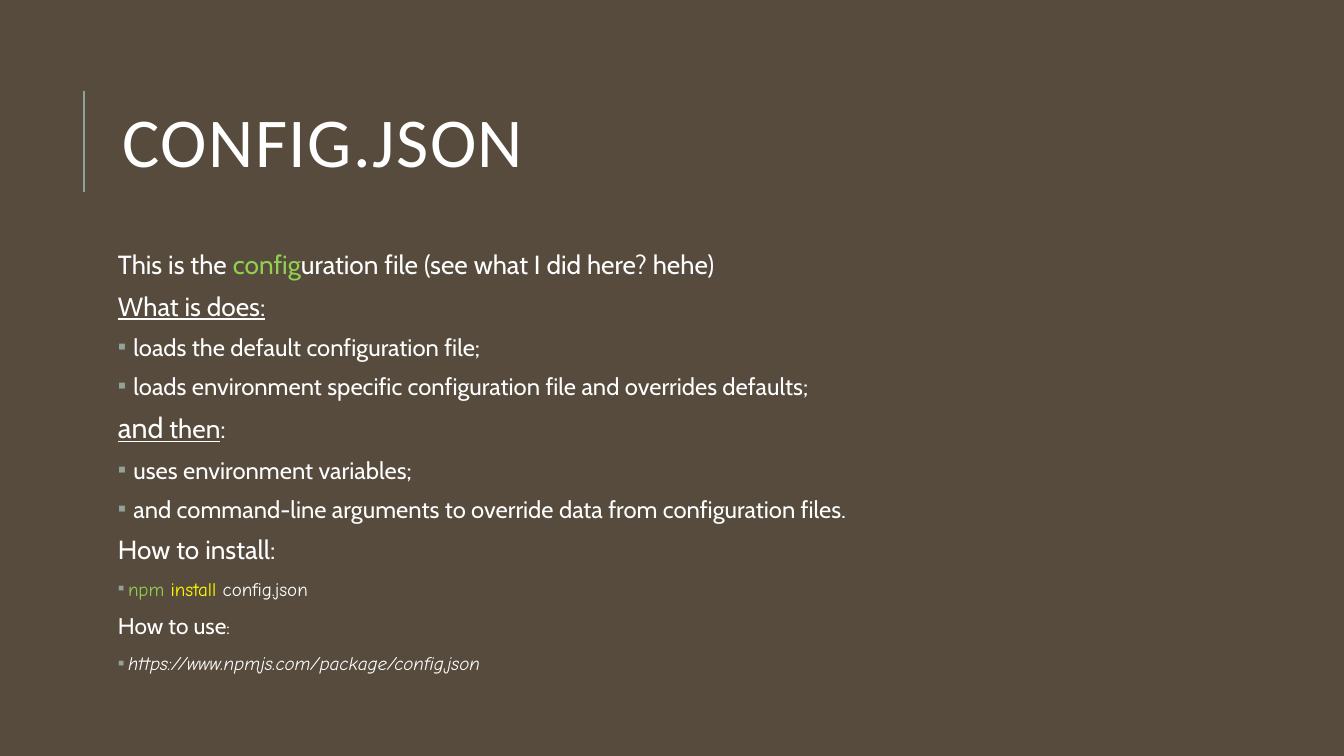
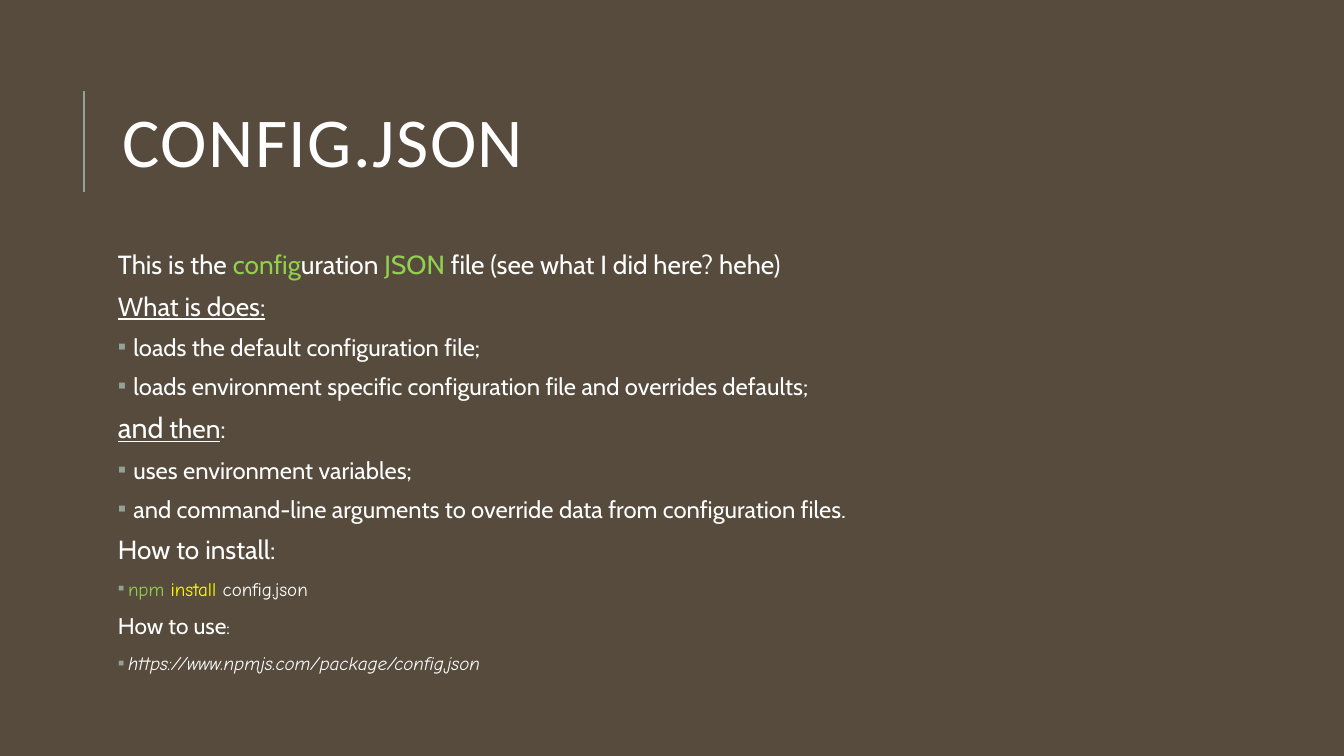
Before and after one commit to jce-il/se-class, a slide deck: slide 8 of tirgul/Node and azure.pptx. Drawn at 1344x756 pixels with LibreOffice and Linux fonts; fonts in the diff are those of the drawing. Boxes give left, top, right and bottom in pixels: in the first picture for what was removed or moved away, otherwise in the second. Text is boxed around its words. In the diff, an @@ line names an element or a change of style, - is before the commit and + after.

```diff
--- a/tirgul/Node and azure.pptx
+++ b/tirgul/Node and azure.pptx
@@ text at (118,254,780,280): text changed @@
-This is the configuration file (see what I did here? hehe)
+This is the configuration JSON file (see what I did here? hehe)
```
Also in this commit, not shown: 4 other slides changed, 2 slides added, 1 other file.
